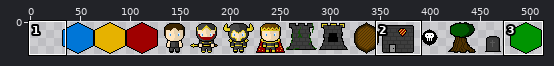
Two versions of one sprite sheet, core/assets/Sprites/spritesheet.png. The first picture is a wide view before the edit; the outline marks the close-up.
Close-up. First the earlier version:
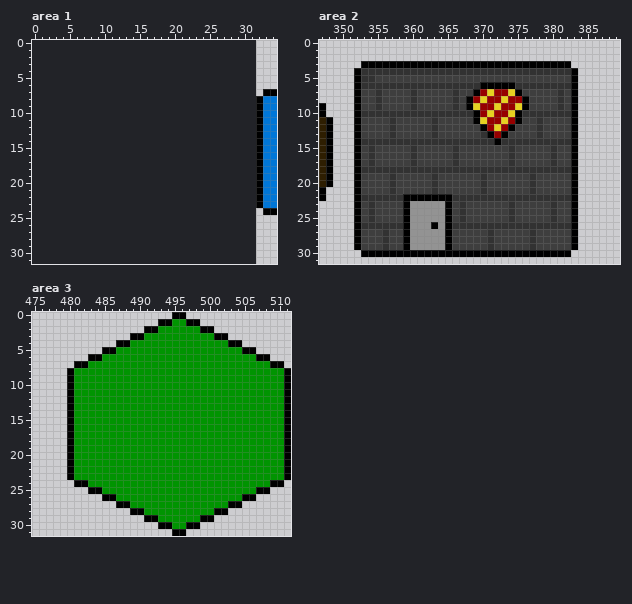
The file is 480x32 pixels. Colours within 5 levels of each other are drawn and written as one. Shown: area 1: x 0..34, y 0..31; area 2: x 347..389, y 0..31; area 3: x 475..511, y 0..31. The old version is drawn lined up with the new one, on the new canvas.
The same view after the edit:
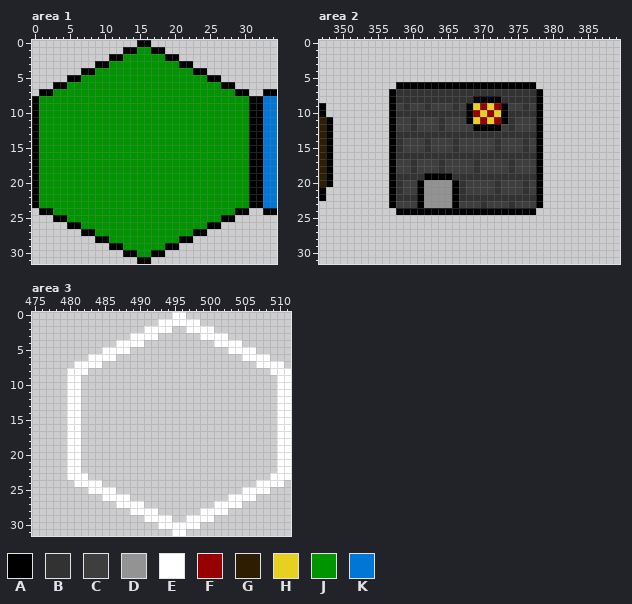
Palette (. is transparent): A #000000  B #323232  C #3e3e3e  D #939393  E #ffffff  F #960000  G #2e1e01  H #e6d122  J #009401  K #0076d7
The exact change:
canvas 480x32 -> 512x32, the old top-left corner now at 32,0
Area 1:
y 0: x 15..16 .. -> AA
y 1: x 13..18 ...... -> AAJJAA
y 2: x 11..20 .......... -> AAJJJJJJAA
y 3: x 9..22 .............. -> AAJJJJJJJJJJAA
y 4: x 7..24 .................. -> AAJJJJJJJJJJJJJJAA
y 5: x 5..26 ...................... -> AAJJJJJJJJJJJJJJJJJJAA
y 6: x 3..28 .......................... -> AAJJJJJJJJJJJJJJJJJJJJJJAA
y 7: x 1..30 .............................. -> AAJJJJJJJJJJJJJJJJJJJJJJJJJJAA
y 8..23: x 0..31 ................................ -> AJJJJJJJJJJJJJJJJJJJJJJJJJJJJJJA
y 24: x 1..30 .............................. -> AAJJJJJJJJJJJJJJJJJJJJJJJJJJAA
y 25: x 3..28 .......................... -> AAJJJJJJJJJJJJJJJJJJJJJJAA
y 26: x 5..26 ...................... -> AAJJJJJJJJJJJJJJJJJJAA
y 27: x 7..24 .................. -> AAJJJJJJJJJJJJJJAA
y 28: x 9..22 .............. -> AAJJJJJJJJJJAA
y 29: x 11..20 .......... -> AAJJJJJJAA
y 30: x 13..18 ...... -> AAJJAA
y 31: x 15..16 .. -> AA
Area 2:
y 3: x 353..382 AAAAAAAAAAAAAAAAAAAAAAAAAAAAAA -> ..............................
y 4: x 352..383 ABBBBBBBBBBBBBBBBBBBBBBBBBBBBBBA -> ................................
y 5: x 352..383 ABBCCCCCCCCCCCCCCCCCCCCCCCCCCCCA -> ................................
y 6: x 352..369 ABBBBBBBBBBBBBBBBB -> ......AAAAAAAAAAAA; x 375..383 BBBBBBBBA -> AAA......
y 7: x 352..359 ACCBCCCC -> .....ABB; x 361..365 CCCCC -> BBBBB; x 367..383 CCAFHFFHACCCCCBCA -> BBBBBBBBBBBA.....
y 8: x 352..359 ACCBCCCC -> .....ABB; x 361..365 CCCCC -> BBBBB; x 367..383 CAFHFFHFFACCCCBCA -> BBAAAABBBBBA.....
y 9: x 352..357 ACCBCC -> .....A; x 359..360 CB -> BC; x 362 C -> B; x 371..376 FHFFHA -> HFACCB; x 378..383 CCCBCA -> A.....
y 10: x 352..357 ABBBBB -> .....A; x 368..375 BAFHFFHA -> AFHFHABB; x 378..383 BBBBBA -> A.....
y 11: x 352..357 ACCCCB -> .....A; x 360 C -> B; x 363..364 BC -> CB; x 368..371 CAHF -> AHFH; x 373..375 HFA -> ABC; x 378..383 BCCCCA -> A.....
y 12: x 352..357 ACCCCB -> .....A; x 360 C -> B; x 363..364 BC -> CB; x 369 C -> A; x 371..374 FHFA -> AACB; x 378..383 BCCCCA -> A.....
y 13: x 352..362 ACCCCBCCCCC -> .....ABBBBB; x 364..369 CCCCCC -> BBBBBB; x 371..383 AFACCCCBCCCCA -> BBBBBBBA.....
y 14: x 352..357 ABBBBB -> .....A; x 359..361 BBB -> CCC; x 363..365 BBB -> CCC; x 367..375 BBBBBABBB -> CCCCCBCCC; x 377..383 BBBBBBA -> CA.....
y 15: x 352..358 ACBCCCC -> .....AB; x 360 B -> C; x 362 C -> B; x 372 C -> B; x 374 B -> C; x 376 C -> B; x 378..383 CCBCCA -> A.....
y 16: x 352..359 ACBCCCCC -> .....ABB; x 361..365 CCCCC -> BBBBB; x 367..373 CCCCCCC -> BBBBBBB; x 375..383 CCCCCBCCA -> BBBA.....
y 17: x 352..357 ACBCCC -> .....A; x 364 C -> B; x 366 B -> C; x 369 C -> B; x 378..383 CCBCCA -> A.....
y 18: x 352..359 ABBBBBBB -> .....ACC; x 361..363 BBB -> CCC; x 365..368 BBBB -> CCCC; x 370..373 BBBB -> CCCC; x 375..383 BBBBBBBBA -> CCCA.....
y 19: x 352..369 ACCCCBCCCCCBCCCCCC -> .....ABBBBAAAABBBB; x 371..376 CCCCCC -> BBBBBB; x 378..383 CCCCCA -> A.....
y 20..21: x 352..358 ACCCCBC -> .....AB; x 361..367 CCBCCCC -> ADDDDAB; x 370 B -> C; x 372 C -> B; x 376..383 CBCCCCCA -> BCA.....
y 22: x 352..357 ABBBBB -> .....A; x 359..360 AA -> BB; x 362..366 AAAAB -> DDDDA; x 378..383 BBBBBA -> A.....
y 23: x 352..357 ACBCCC -> .....A; x 359..361 ADD -> CCA; x 365..367 ACB -> DAC; x 370 C -> B; x 378..383 CCBCCA -> A.....
y 24: x 352..358 ACBCCCC -> ......A; x 360..364 DDDDD -> AAAAA; x 366..383 CBCCCCCCBCCCCCBCCA -> AAAAAAAAAAAA......
y 25: x 352..383 ACBCCCCADDDDDACBCCCCCCBCCCCCBCCA -> ................................
y 26: x 352..383 ABBBBBBADDDADABBBBBBBBBBBBBBBBBA -> ................................
y 27..29: x 352..383 ACCCBCCADDDDDACCCCCBCCCCCBCCCCCA -> ................................
y 30: x 353..382 AAAAAAAAAAAAAAAAAAAAAAAAAAAAAA -> ..............................
Area 3:
y 0: x 495..496 AA -> EE
y 1: x 493..498 AAJJAA -> EEEEEE
y 2: x 491..500 AAJJJJJJAA -> EEEE..EEEE
y 3: x 489..502 AAJJJJJJJJJJAA -> EEEE......EEEE
y 4: x 487..504 AAJJJJJJJJJJJJJJAA -> EEEE..........EEEE
y 5: x 485..506 AAJJJJJJJJJJJJJJJJJJAA -> EEEE..............EEEE
y 6: x 483..508 AAJJJJJJJJJJJJJJJJJJJJJJAA -> EEEE..................EEEE
y 7: x 481..510 AAJJJJJJJJJJJJJJJJJJJJJJJJJJAA -> EEEE......................EEEE
y 8: x 480..511 AJJJJJJJJJJJJJJJJJJJJJJJJJJJJJJA -> EEE..........................EEE
y 9..22: x 480..511 AJJJJJJJJJJJJJJJJJJJJJJJJJJJJJJA -> EE............................EE
y 23: x 480..511 AJJJJJJJJJJJJJJJJJJJJJJJJJJJJJJA -> EEE..........................EEE
y 24: x 481..510 AAJJJJJJJJJJJJJJJJJJJJJJJJJJAA -> EEEE......................EEEE
y 25: x 483..508 AAJJJJJJJJJJJJJJJJJJJJJJAA -> EEEE..................EEEE
y 26: x 485..506 AAJJJJJJJJJJJJJJJJJJAA -> EEEE..............EEEE
y 27: x 487..504 AAJJJJJJJJJJJJJJAA -> EEEE..........EEEE
y 28: x 489..502 AAJJJJJJJJJJAA -> EEEE......EEEE
y 29: x 491..500 AAJJJJJJAA -> EEEE..EEEE
y 30: x 493..498 AAJJAA -> EEEEEE
y 31: x 495..496 AA -> EE
Boxes around the changes in both close-ups, in picture pixels (x1, y1, x2, y2):
added: (32, 40, 256, 264)
changed: (354, 61, 578, 257)
changed: (67, 312, 291, 536)
